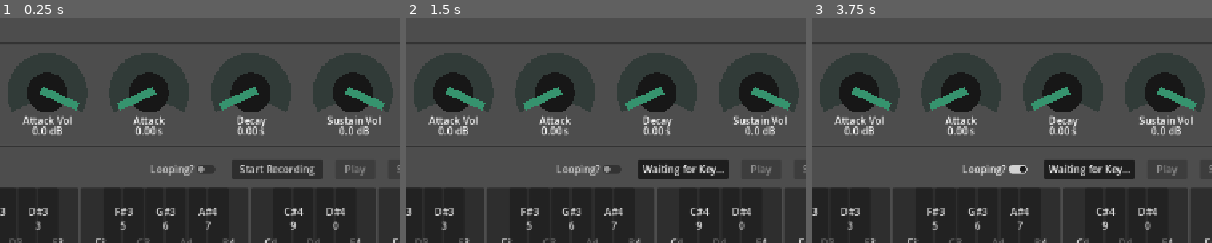
Above: before the commit, frames 1-3 (left to right).
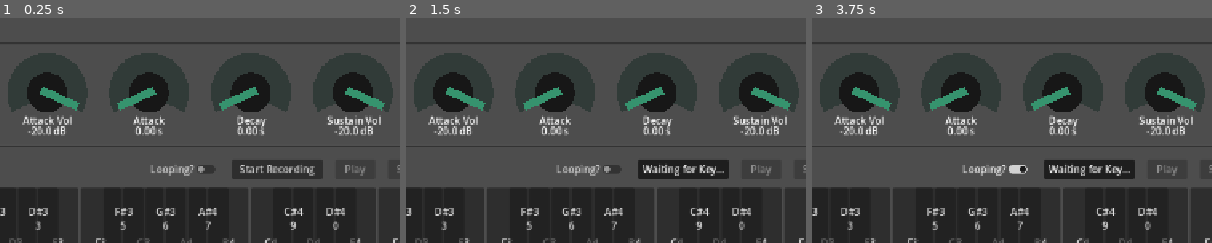
Above: after the commit, the same moments.

Repository: BaconEggsRL/GDSynth
Game: Godot game, scene res://main.tscn
The game is run twice, just before and just after one commit, with the same random seed, the same clock (stepped at 60 frames per second) and the same inputs. The engine's default icon, where the game draws it, is replaced by a stand-in: a white triangle on a blue panel in a dark square.
Inputs:
- Up to frame 1 (0.25 s): no input
- Up to frame 2 (1.5 s): click "Start Recording" at 0.5 s; click "Blend?" at 1.25 s
- Up to frame 3 (3.75 s): click "Enable Wav" at 2 s; click "Disable Wav" at 2.75 s; click "Looping?" at 3.5 s
The pictures show only the part of the screen within x 11-61%, y 9-59%; the shares and areas given below are measured in that part.

The runs differ from the first frame. In frame 1, 0.5% of the frame differs, in the area x 7-94%, y 48-53%; in frame 2, 0.5%; in frame 3, 0.5%.

Commit message:
demon

Diff:
--- a/main.gd
+++ b/main.gd
@@ -16,12 +16,12 @@
 @export_range (min_decay_samples, max_decay_samples, 1) var decay_samples = min_decay_samples
 
 const min_peak_db:float = -80.0
-const max_peak_db:float = 0.0
-@export_range (min_peak_db, max_peak_db, 1) var peak_db = 0.0
-
-const min_sus_db:float = -80.0
-const max_sus_db:float = 0.0
-@export_range (min_sus_db, max_sus_db, 1) var sus_db = peak_db
+const max_peak_db:float = -20.0
+@export_range (min_peak_db, max_peak_db, 1) var peak_db = max_peak_db
+
+const min_sus_db:float = min_peak_db
+const max_sus_db:float = max_peak_db
+@export_range (min_sus_db, max_sus_db, 1) var sus_db = max_sus_db
 
 @export var arp_btn:Button
 @export var sweep_btn:Button
--- a/vol_slider.gd
+++ b/vol_slider.gd
@@ -1,6 +1,7 @@
 extends VSlider
 
 var bus_index = AudioServer.get_bus_index("Master")  # Change to your target audio bus
+var master_gain = 0.0
 
 func _ready():
 	# Set slider range (ensure this matches your Inspector settings)
@@ -20,7 +21,7 @@
 	store_volume(_value)  # Save setting
 
 func update_volume(_value):
-	var db = linear_to_db(_value)  # Convert linear scale (0-1) to decibels
+	var db = master_gain + linear_to_db(_value)  # Convert linear scale (0-1) to decibels
 	AudioServer.set_bus_volume_db(bus_index, db)
 
 func store_volume(_value):
